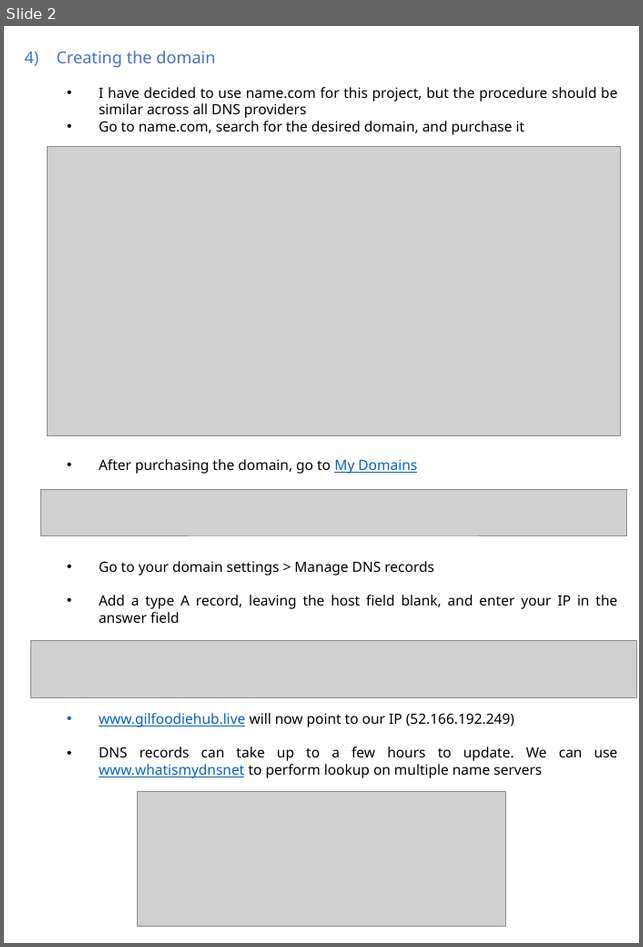
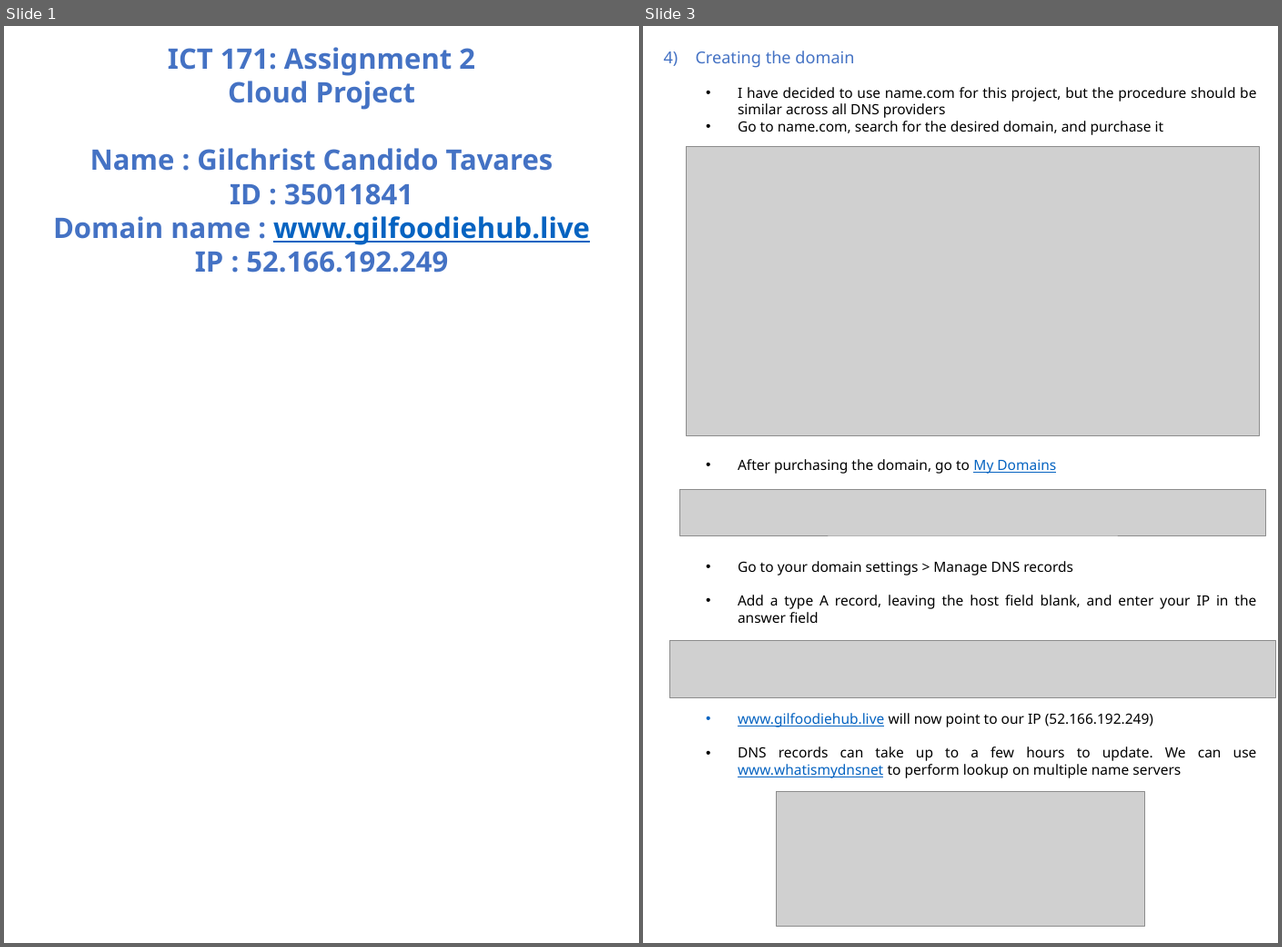
Before and after one commit to Agentgilspy/Food-Ordering-Website, a slide deck: ICT-171 Documentation.pptx. Shown side by side, each under a label of ours: slide 2 before the commit, slides 1 and 3 after it; the slides between them are not shown. The pictures are 643x947 and 1282x947 pixels, drawn with LibreOffice and Linux fonts; fonts in the diff are those of the drawing; grey boxes stand for pictures. Boxes give left, top, right and bottom in pixels: in the first picture for what was removed or moved away, otherwise in the second. Text is boxed around its words. In the diff, an @@ line names an element or a change of style, - is before the commit and + after.

```diff
--- a/ICT-171 Documentation.pptx
+++ b/ICT-171 Documentation.pptx
@@ slide 1 added at [4,26,639,943], background #FFFFFF @@
@@ text added at [53,47,590,273], 24 pt, text #4472C4, bold @@
+ICT 171: Assignment 2
+Cloud Project
+Name : Gilchrist Candido Tavares
+ID : 35011841
+Domain name : www.gilfoodiehub.live
+IP : 52.166.192.249
@@ what was slide 2 is now slide 3 @@
```
Also in this commit, not shown: 1 slide changed.
